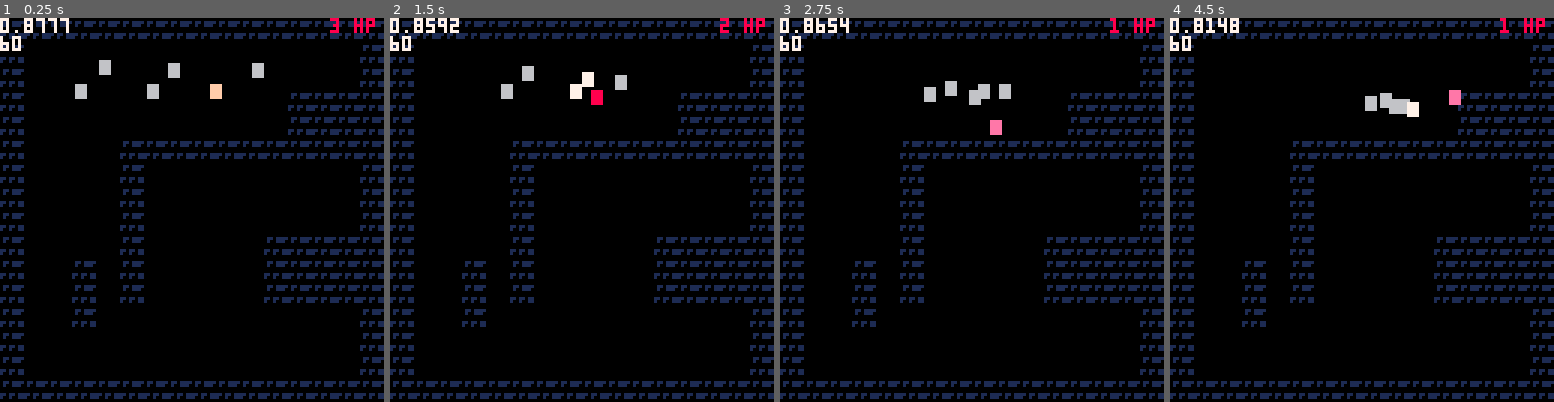
Above: before the commit, frames 1-4 (left to right).
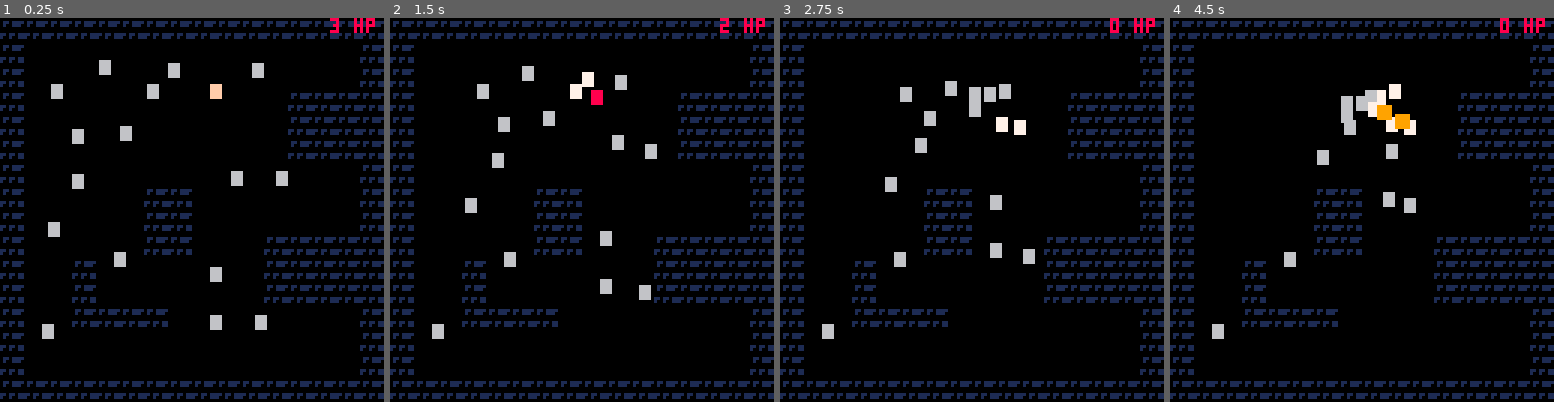
Above: after the commit, the same moments.

Repository: ironchestgames/pico-8-carts
Game: PICO-8 cartridge epicevilender.p8
The game is run twice, just before and just after one commit, with the same random seed, the same clock (stepped at 60 frames per second) and the same inputs.
Inputs:
- Up to frame 1 (0.25 s): no input
- Up to frame 2 (1.5 s): tap O (Z key) at 0.33, 0.7, 1.43 s; tap X (X key) at 1.07 s
- Up to frame 3 (2.75 s): hold Left 1.97-2.37 s; tap X (X key) at 2.07, 2.4, 2.73 s; tap O (Z key) at 2.22 s; hold Down from 2.42 s (still down)
- Up to frame 4 (4.5 s): release Down at 2.82 s; hold Right 2.87-3.53 s; tap X (X key) every 0.33 s from 3.07 to 4.4 s; tap O (Z key) at 3.1, 3.98 s; hold Up 3.58-4.08 s; hold Right from 4.13 s (still down)

The runs differ from the first frame. In frame 1, 4.7% of the frame differs, in the area x 0-75%, y 0-84%; in frame 2, 4.7%; in frame 3, 4.9%; in frame 4, 5.6%, in the area x 0-89%, y 0-84%.

Commit message:
epicevilender - made isinsidewall many times faster, so I added more enemies, and wall collision for arrows

Diff:
--- a/epicevilender.p8
+++ b/epicevilender.p8
@@ -31,17 +31,31 @@
  halfh=4,
 }
 function isinsidewall(_floormap,aabb)
- for _y=0,#_floormap do
-  for _x=0,#_floormap[_y] do
-   if _floormap[_y][_x] == 1 then
-    wallaabb.x=_x*8+wallaabb.halfw
-    wallaabb.y=_y*8+wallaabb.halfh
-    if isaabbscolliding(aabb,wallaabb) then
-     return wallaabb
-    end
-   end
-  end
- end
+ local x1=aabb.x-aabb.halfw
+ local y1=aabb.y-aabb.halfh
+ local x2=aabb.x+aabb.halfw
+ local y2=aabb.y+aabb.halfh
+
+ local points={
+  {x1,y1},
+  {x2,y1},
+  {x2,y2},
+  {x1,y2},
+ }
+
+ for point in all(points) do
+  local mapx=flr(point[1]/8)
+  local mapy=flr(point[2]/8)
+  wallaabb.x=mapx*8+wallaabb.halfw
+  wallaabb.y=mapy*8+wallaabb.halfh
+
+  -- note: hitboxes should not be larger than 8x8
+  if _floormap[mapy][mapx] == 1 and
+     isaabbscolliding(aabb,wallaabb) then
+   return wallaabb
+  end
+ end
+
  return false
 end
 
@@ -574,7 +588,8 @@
   if attack.x > 128 or
      attack.x < 0 or
      attack.y > 128 or
-     attack.y < 0 then
+     attack.y < 0 or
+     isinsidewall(floormap,attack) then
    attack.removeme=true
   end
  end
@@ -604,6 +619,15 @@
    local mapval=floormap[_y][_x]
    if mapval != 0 then
     spr(0,_x*8,_y*8)
+
+    if isdebug then
+     rect(
+       _x*8,
+       _y*8,
+       _x*8+wallaabb.halfw*2,
+       _y*8+wallaabb.halfw*2,
+       5)
+    end
    end
   end
  end
@@ -660,8 +684,10 @@
  print(avatar.hp .. ' hp',110,0,8)
 
  -- prints debug stats
- print(stat(1),0,0,7)
- print(stat(7),0,6,7)
+ if isdebug then
+  print(stat(1),0,0,7)
+  print(stat(7),0,6,7)
+ end
 end
 
 
@@ -733,16 +759,16 @@
 11111111111111110000000000000000000000000000000000000000000000000000000000000000000000000000000000000000000000000000000000000000
 10000000000000010000000000000000000000000000000000000000000000000000000000000000000000000000000000000000000000000000000000000000
 10006006000600010000000000000000000000000000000000000000000000000000000000000000000000000000000000000000000000000000000000000000
-100600600f0011110000000000000000000000000000000000000000000000000000000000000000000000000000000000000000000000000000000000000000
+106000600f0011110000000000000000000000000000000000000000000000000000000000000000000000000000000000000000000000000000000000000000
 10000000000011110000000000000000000000000000000000000000000000000000000000000000000000000000000000000000000000000000000000000000
-10000111111111110000000000000000000000000000000000000000000000000000000000000000000000000000000000000000000000000000000000000000
-10000100000000010000000000000000000000000000000000000000000000000000000000000000000000000000000000000000000000000000000000000000
-10000100000000010000000000000000000000000000000000000000000000000000000000000000000000000000000000000000000000000000000000000000
-10000100000000010000000000000000000000000000000000000000000000000000000000000000000000000000000000000000000000000000000000000000
-10000100000111110000000000000000000000000000000000000000000000000000000000000000000000000000000000000000000000000000000000000000
-10010100000111110000000000000000000000000000000000000000000000000000000000000000000000000000000000000000000000000000000000000000
-10010100000111110000000000000000000000000000000000000000000000000000000000000000000000000000000000000000000000000000000000000000
-10010000000000010000000000000000000000000000000000000000000000000000000000000000000000000000000000000000000000000000000000000000
+10060600000011110000000000000000000000000000000000000000000000000000000000000000000000000000000000000000000000000000000000000000
 10000000000000010000000000000000000000000000000000000000000000000000000000000000000000000000000000000000000000000000000000000000
+10060011006060010000000000000000000000000000000000000000000000000000000000000000000000000000000000000000000000000000000000000000
+10000011000000010000000000000000000000000000000000000000000000000000000000000000000000000000000000000000000000000000000000000000
+10600011000111110000000000000000000000000000000000000000000000000000000000000000000000000000000000000000000000000000000000000000
+10010600000111110000000000000000000000000000000000000000000000000000000000000000000000000000000000000000000000000000000000000000
+10010000060111110000000000000000000000000000000000000000000000000000000000000000000000000000000000000000000000000000000000000000
+10011110000000010000000000000000000000000000000000000000000000000000000000000000000000000000000000000000000000000000000000000000
+10600000060600010000000000000000000000000000000000000000000000000000000000000000000000000000000000000000000000000000000000000000
 10000000000000010000000000000000000000000000000000000000000000000000000000000000000000000000000000000000000000000000000000000000
 11111111111111110000000000000000000000000000000000000000000000000000000000000000000000000000000000000000000000000000000000000000
